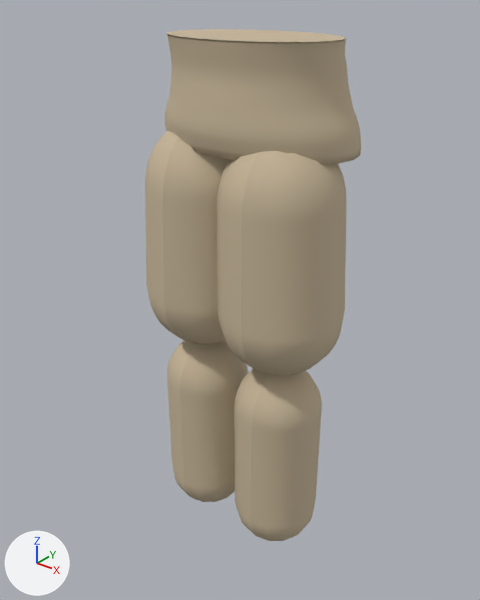
One commit to the glTF model assets-3d/export/pants-beige-v1.glb: the scene before it, then after it.
One viewpoint serves both versions: a camera (50 mm lens) standing at (0.653, -0.82, 1.096) and looking at (-0.011, 0.01, 0.581). The lights are fixed; the arrows at lower left show +X, +Y and +Z. The first picture is the older version. Where no turn or scale is listed for an object, it has been applied to the vertices. Vertices at exactly the same position are counted once.

The first picture shows 'pants_calf_L', 'pants_calf_R', 'pants_thigh_L', 'pants_thigh_R', 'pants_waist'.
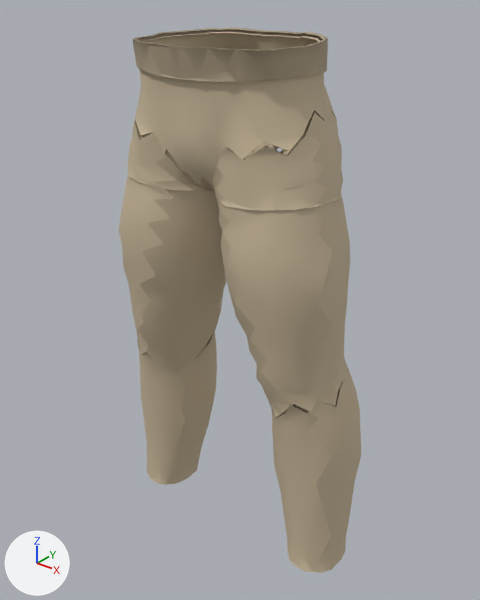
What the commit changed:
Material 'Material_1' (mat_material_1) is new.
Its base color is (0.418, 0.342, 0.235) (beige #ad9e85).
Its metallic is 0.02.
Its roughness is 0.85.
me_mesh_0 is used by ob_pants_waist; location (0.0, 0.0, 0.0).
me_mesh_0 had 354 vertices, 704 faces and spanned x -0.175..0.175, y -0.076..0.16, z 0.854..1.018.
me_mesh_0 now has 647 vertices, 1056 faces and spans x -0.188..0.187, y -0.136..0.111, z 0.792..1.018.
me_mesh_0 part 1: 354 vertices removed from x -0.175..0.175, y -0.076..0.16, z 0.854..1.018; 647 vertices added at x -0.188..0.187, y -0.136..0.111, z 0.792..1.018.
Mesh me_mesh_3_1 is new.
It has 445 vertices, 789 faces and spans x -0.242..0.015, y -0.132..0.109, z 0.121..0.937.
It uses material mat_material_0 (beige #c8b79a).
Mesh me_mesh_2_1 is new.
It has 438 vertices, 778 faces and spans x -0.014..0.242, y -0.132..0.109, z 0.121..0.938.
It uses material mat_material_0 (beige #c8b79a).
Mesh me_mesh_1_1 is new.
It has 304 vertices, 473 faces and spans x -0.147..0.147, y -0.142..0.088, z 0.972..1.024.
It uses material mat_material_1 (beige #ad9e85).
Object 'pants_thigh_L' (ob_pants_thigh_l) is deleted.
Object 'pants_calf_L' (ob_pants_calf_l) is deleted.
Object 'pants_thigh_R' (ob_pants_thigh_r) is deleted.
Object 'pants_calf_R' (ob_pants_calf_r) is deleted.
Object 'pants_leg_R' (ob_pants_leg_r) is new; it shows me_mesh_3_1.
Its location is (0.0, 0.0, 0.0).
Object 'pants_leg_L' (ob_pants_leg_l) is new; it shows me_mesh_2_1.
Its location is (0.0, 0.0, 0.0).
Object 'pants_waistband' (ob_pants_waistband) is new; it shows me_mesh_1_1.
Its location is (0.0, 0.0, 0.0).

Changed parts and their boxes (x1, y1, x2, y2) in the pictures (480 x 600 px):
'pants_waist', reshaped (10% wider, 31% taller)
    before: (165, 29, 361, 165)
    after: (128, 32, 343, 211)
'pants_leg_L', added (beige)
    after: (216, 117, 361, 573)
'pants_thigh_L', deleted (beige)
    before: (217, 151, 347, 375)
'pants_leg_R', added (beige)
    after: (119, 132, 267, 485)
'pants_thigh_R', deleted (beige)
    before: (145, 131, 230, 344)
'pants_calf_L', deleted (beige)
    before: (234, 369, 322, 541)
'pants_calf_R', deleted (beige)
    before: (167, 340, 248, 502)
'pants_waistband', added (beige)
    after: (133, 27, 328, 82)
